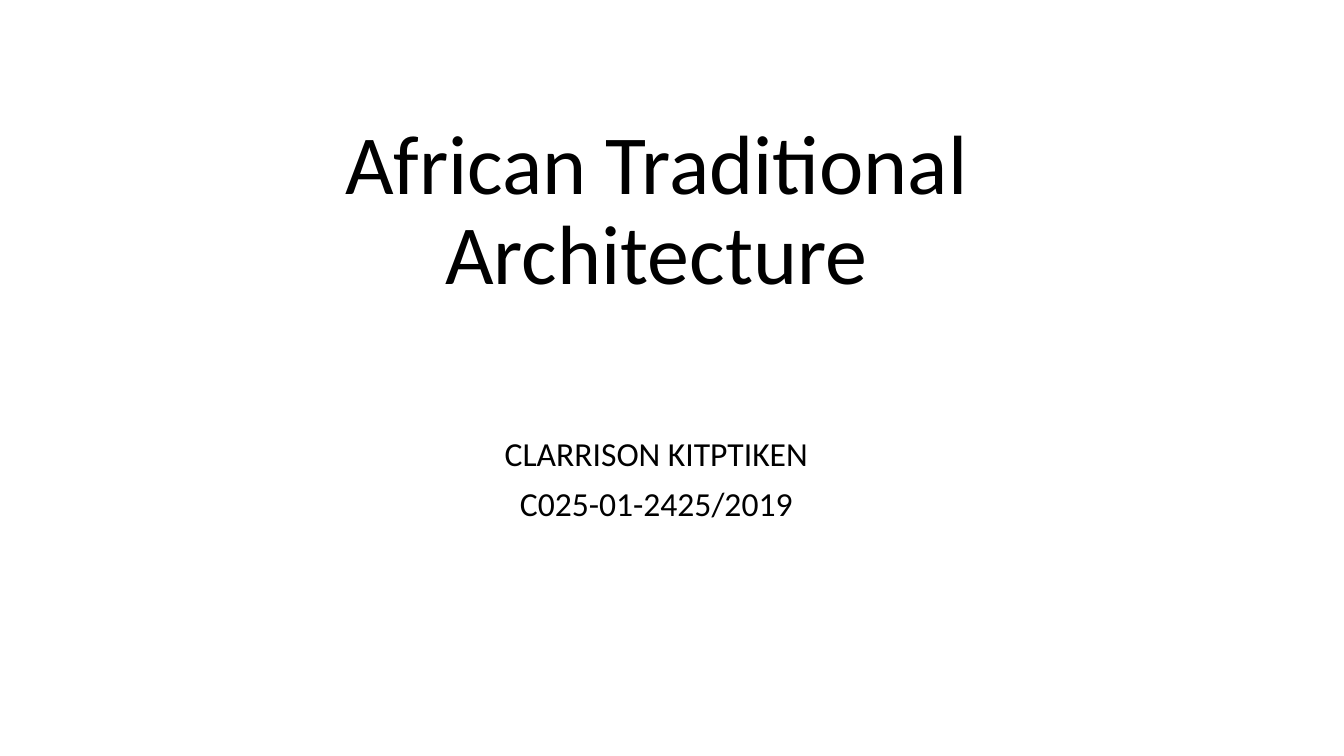
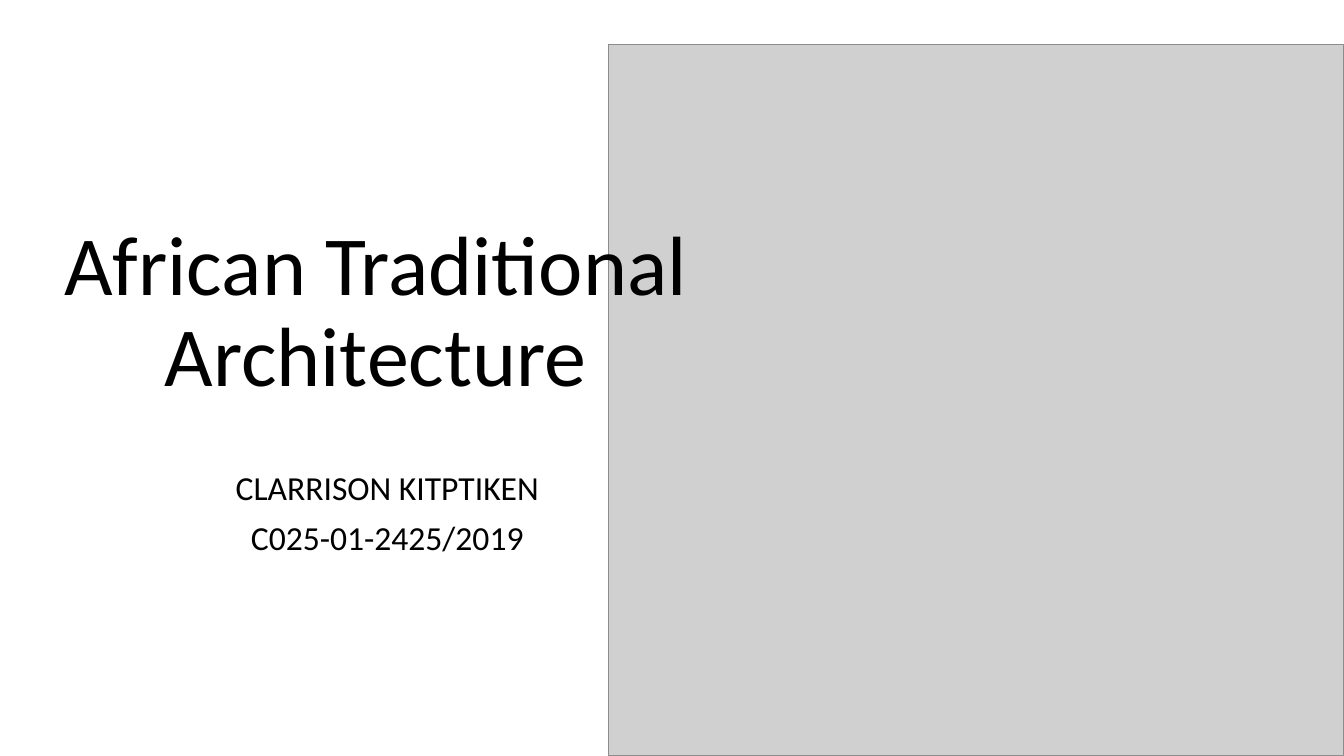
Before and after one commit to afariya/Capstone, a slide deck: slide 1 of doc/African Traditional Architecture PPT.pptx. Drawn at 1344x756 pixels with LibreOffice and Linux fonts; fonts in the diff are those of the drawing; grey boxes stand for pictures. Boxes give left, top, right and bottom in pixels: in the first picture for what was removed or moved away, otherwise in the second. Text is boxed around its words. In the diff, an @@ line names an element or a change of style, - is before the commit and + after.

```diff
--- a/doc/African Traditional Architecture PPT.pptx
+++ b/doc/African Traditional Architecture PPT.pptx
@@ picture added at (608, 44, 1343, 755) @@
@@ title "African Traditional Architecture" rewrapped from (345, 135, 968, 285) to (64, 226, 687, 387) @@
@@ subtitle "CLARRISON KITPTIKEN": place and size @@
-subtitle "CLARRISON KITPTIKEN" at (505, 444, 808, 518)
+subtitle "CLARRISON KITPTIKEN" at (236, 478, 539, 552)
```
Also in this commit, not shown: 1 slide added, 7 other files.
